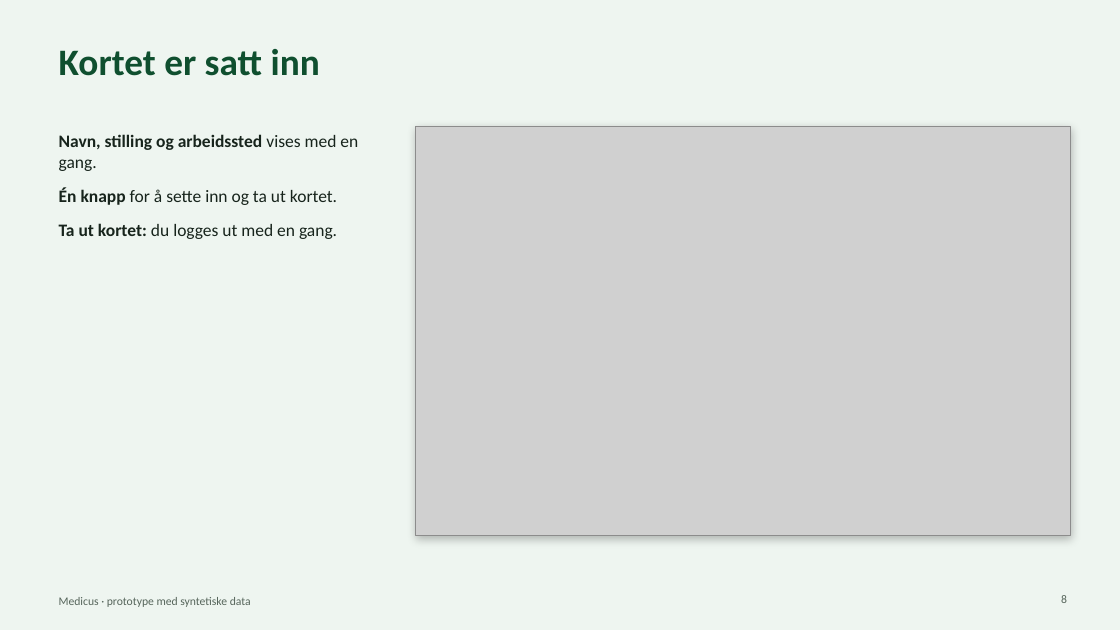
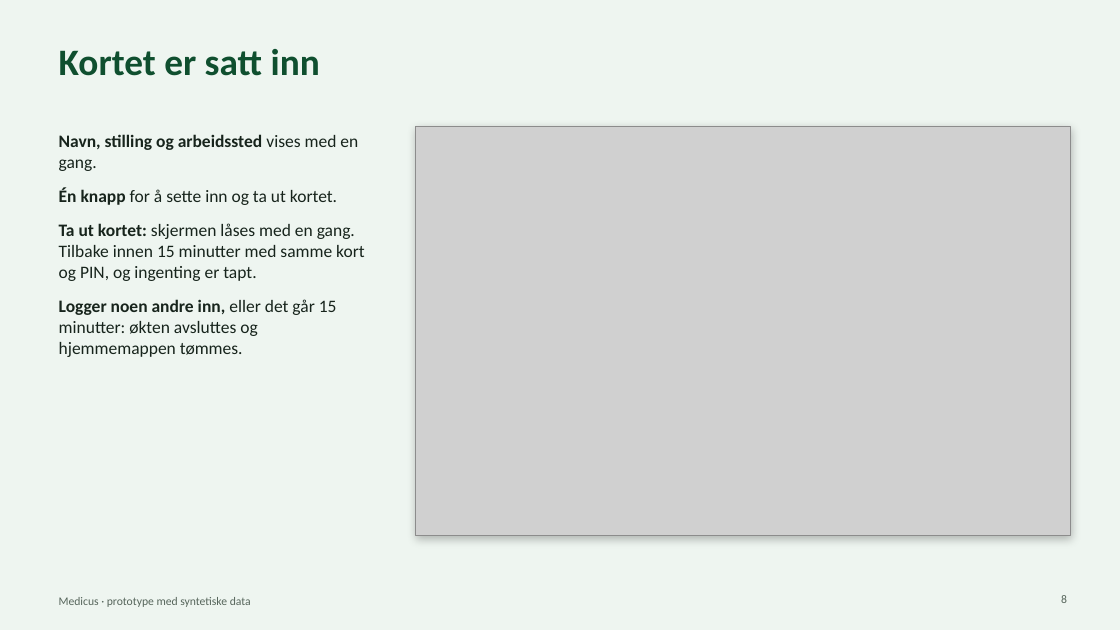
Before and after one commit to MusaMiyamoto/Medicus, a slide deck: slide 8 of docs/Medicus-presentasjon.pptx. Drawn at 1120x630 pixels with LibreOffice and Linux fonts; fonts in the diff are those of the drawing; grey boxes stand for pictures. Boxes give left, top, right and bottom in pixels: in the first picture for what was removed or moved away, otherwise in the second. Text is boxed around its words. In the diff, an @@ line names an element or a change of style, - is before the commit and + after.

```diff
--- a/docs/Medicus-presentasjon.pptx
+++ b/docs/Medicus-presentasjon.pptx
@@ text at <box>59,223,365,357</box>: text changed @@
-• Ta ut kortet: du logges ut med en gang.
+• Ta ut kortet: skjermen låses med en gang. Tilbake innen 15 minutter med samme kort og PIN, og ingenting er tapt.
+• Logger noen andre inn, eller det går 15 minutter: økten avsluttes og hjemmemappen tømmes.
```
Also in this commit, not shown: 2 other slides changed, 6 slides added, 3 other files.
